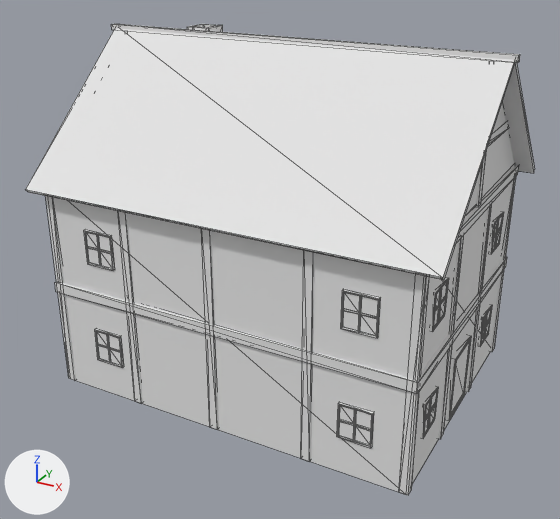
What one commit did to the OBJ model Rendering_Framework/assets/Medieval_Building_LowPoly/medieval_building_lowpoly_2.obj.
Camera for both pictures: a camera (50 mm lens) standing at (10.15, -19.01, 13.03) and looking at (0.02, -0.59, 3.82). Arrows for +X, +Y and +Z are at lower left; the lights stay in place. Mesh edges are drawn as thin lines. Where no turn or scale is listed for an object, it has been applied to the vertices.

The older version as bpy lines, for what is in view:
```python
me_cube_cube_019 = bpy.data.meshes.new('Cube_Cube.019')
me_cube_cube_019.from_pydata(...)  # 622 vertices, 714 faces; spans x -6.09..6.09, y -4.38..4.39, z -0.07..10.11
me_cube_cube_019.materials.append(mat_material_001)  # white #e7e7e7
ob_cube_cube_019 = bpy.data.objects.new('Cube_Cube.019', me_cube_cube_019)
ob_cube_cube_019.location = (0.0, 0.0, 0.0)
```
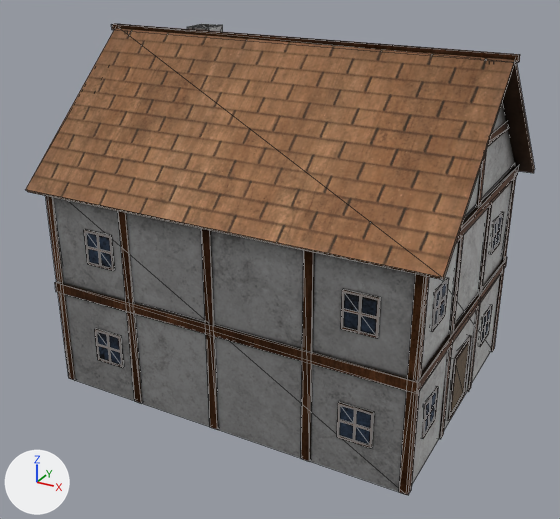
The change in detail:
Picture 'Medieval_Building_LowPoly_V2_Albedo_small.png' (img_medieval_building_lowpoly_v2_albedo_small_png) is new.
Material 'Material.003' (mat_material_003) is new.
Its texture is img_medieval_building_lowpoly_v2_albedo_small_png.
Its metallic is 1.0.
Its roughness is 0.576.
me_cube_cube_019 has 622 vertices, 714 faces and spans x -6.09..6.09, y -4.38..4.39, z -0.07..10.11.
me_cube_cube_019 no longer uses material mat_material_001 (white #e7e7e7).
me_cube_cube_019 now uses material mat_material_003 (picture img_medieval_building_lowpoly_v2_albedo_small_png).

Pixel boxes [x1, y1, x2, y2] of what changed, in the pictures (560 x 519 px):
'Cube_Cube.019', recoloured
    both: [26, 24, 535, 495]
